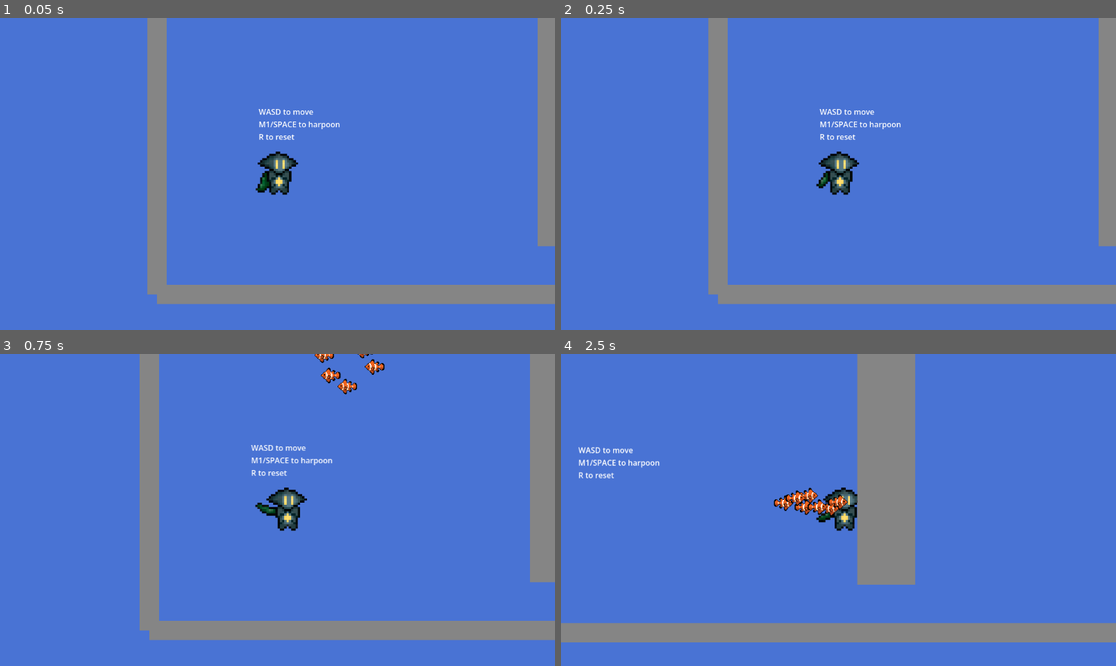
Above: before the commit, frames 1-4 (two rows, left to right).
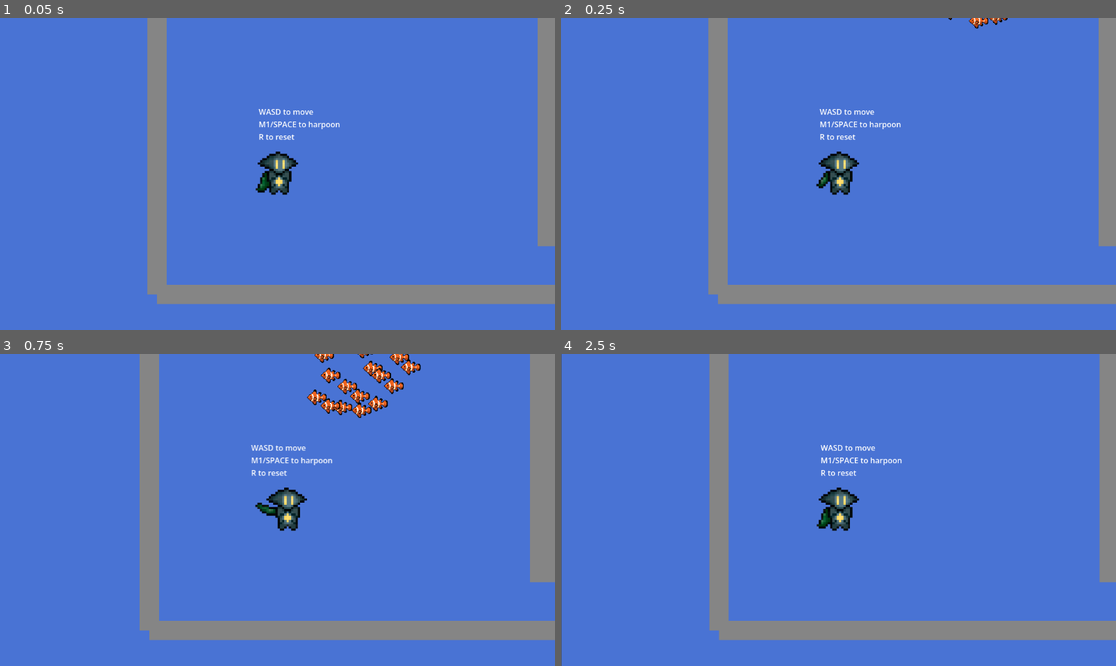
Above: after the commit, the same moments.

Repository: CommanderTuna999/Ocean-Game
Game: Godot game, scene res://Scenes/Game.tscn
Two runs of this game, one before a commit and one after it. Both use one fixed random seed, a clock stepped at 60 frames per second and the inputs below.
Inputs (mouse positions are in pixels of both pictures, inside the frame that each line leads up to):
- Up to frame 1 (0.05 s): no input
- Up to frame 2 (0.25 s): no input
- Up to frame 3 (0.75 s): move the mouse to (399, 494) at 0.52 s; hold D (Right) from 0.53 s (still down); click (399, 494) at 0.6 s
- Up to frame 4 (2.5 s): tap Space (Jump) at 0.77, 1.52 s; move the mouse to (727, 525) at 1.27 s; click (727, 525) at 1.35 s; move the mouse to (894, 441) at 2.02 s; release D (Right) at 2.03 s; hold A (Left) from 2.03 s (still down); click (894, 441) at 2.1 s

Frame 1 is identical in both runs. In frame 2, 0.1% of the frame differs, in the area x 69-81%, y 0-4%; in frame 3, 1.1%; in frame 4, 18%, in the area x 0-100%, y 0-100%.

Commit message:
added more fish
just screwed around this push

Diff:
--- a/main game---ocean-thing/Scenes/Game.tscn
+++ b/main game---ocean-thing/Scenes/Game.tscn
@@ -145,4 +145,268 @@
 [node name="clownfish7" parent="." unique_id=76652013 instance=ExtResource("4_kldst")]
 position = Vector2(-1065, 121)
 
+[node name="clownfish8" parent="." unique_id=1833948284 instance=ExtResource("4_kldst")]
+position = Vector2(-863, 103)
+
+[node name="clownfish9" parent="." unique_id=717176657 instance=ExtResource("4_kldst")]
+position = Vector2(-879, 201)
+
+[node name="clownfish10" parent="." unique_id=397034952 instance=ExtResource("4_kldst")]
+position = Vector2(-839, 165)
+
+[node name="clownfish11" parent="." unique_id=1904678022 instance=ExtResource("4_kldst")]
+position = Vector2(-797, 117)
+
+[node name="clownfish12" parent="." unique_id=1793215520 instance=ExtResource("4_kldst")]
+position = Vector2(-803, 197)
+
+[node name="clownfish13" parent="." unique_id=1970289303 instance=ExtResource("4_kldst")]
+position = Vector2(-869, 275)
+
+[node name="clownfish14" parent="." unique_id=576020841 instance=ExtResource("4_kldst")]
+position = Vector2(-837, 237)
+
+[node name="clownfish15" parent="." unique_id=924172148 instance=ExtResource("4_kldst")]
+position = Vector2(-927, 241)
+
+[node name="clownfish16" parent="." unique_id=1728916276 instance=ExtResource("4_kldst")]
+position = Vector2(-911, 281)
+
+[node name="clownfish17" parent="." unique_id=1188909327 instance=ExtResource("4_kldst")]
+position = Vector2(-973, 257)
+
+[node name="clownfish18" parent="." unique_id=1168445209 instance=ExtResource("4_kldst")]
+position = Vector2(-1015, 243)
+
+[node name="clownfish19" parent="." unique_id=247254080 instance=ExtResource("4_kldst")]
+position = Vector2(-1069, 213)
+
+[node name="clownfish20" parent="." unique_id=128182530 instance=ExtResource("4_kldst")]
+position = Vector2(-166, -344)
+
+[node name="clownfish21" parent="." unique_id=2059462107 instance=ExtResource("4_kldst")]
+position = Vector2(-98, -296)
+
+[node name="clownfish22" parent="." unique_id=1639550258 instance=ExtResource("4_kldst")]
+position = Vector2(-190, -256)
+
+[node name="clownfish23" parent="." unique_id=1399662507 instance=ExtResource("4_kldst")]
+position = Vector2(-129, -219)
+
+[node name="clownfish24" parent="." unique_id=785870277 instance=ExtResource("4_kldst")]
+position = Vector2(-59, -251)
+
+[node name="clownfish25" parent="." unique_id=1601047892 instance=ExtResource("4_kldst")]
+position = Vector2(-77, -343)
+
+[node name="clownfish26" parent="." unique_id=120187571 instance=ExtResource("4_kldst")]
+position = Vector2(-221, -305)
+
+[node name="clownfish27" parent="." unique_id=92803527 instance=ExtResource("4_kldst")]
+position = Vector2(-19, -323)
+
+[node name="clownfish28" parent="." unique_id=1341114231 instance=ExtResource("4_kldst")]
+position = Vector2(-35, -225)
+
+[node name="clownfish29" parent="." unique_id=365012820 instance=ExtResource("4_kldst")]
+position = Vector2(5, -261)
+
+[node name="clownfish30" parent="." unique_id=690158360 instance=ExtResource("4_kldst")]
+position = Vector2(47, -309)
+
+[node name="clownfish31" parent="." unique_id=1485710121 instance=ExtResource("4_kldst")]
+position = Vector2(41, -229)
+
+[node name="clownfish32" parent="." unique_id=1756522437 instance=ExtResource("4_kldst")]
+position = Vector2(-25, -151)
+
+[node name="clownfish33" parent="." unique_id=1539394672 instance=ExtResource("4_kldst")]
+position = Vector2(7, -189)
+
+[node name="clownfish34" parent="." unique_id=1704293678 instance=ExtResource("4_kldst")]
+position = Vector2(-83, -185)
+
+[node name="clownfish35" parent="." unique_id=1094034586 instance=ExtResource("4_kldst")]
+position = Vector2(-67, -145)
+
+[node name="clownfish36" parent="." unique_id=1932546705 instance=ExtResource("4_kldst")]
+position = Vector2(-129, -169)
+
+[node name="clownfish37" parent="." unique_id=1490796590 instance=ExtResource("4_kldst")]
+position = Vector2(-171, -183)
+
+[node name="clownfish38" parent="." unique_id=1455302133 instance=ExtResource("4_kldst")]
+position = Vector2(-225, -213)
+
+[node name="clownfish39" parent="." unique_id=1309589043 instance=ExtResource("4_kldst")]
+position = Vector2(-1168, -768)
+
+[node name="clownfish40" parent="." unique_id=1975275365 instance=ExtResource("4_kldst")]
+position = Vector2(-1100, -720)
+
+[node name="clownfish41" parent="." unique_id=1854118219 instance=ExtResource("4_kldst")]
+position = Vector2(-1192, -680)
+
+[node name="clownfish42" parent="." unique_id=461013849 instance=ExtResource("4_kldst")]
+position = Vector2(-1131, -643)
+
+[node name="clownfish43" parent="." unique_id=1010795295 instance=ExtResource("4_kldst")]
+position = Vector2(-1061, -675)
+
+[node name="clownfish44" parent="." unique_id=842866113 instance=ExtResource("4_kldst")]
+position = Vector2(-1079, -767)
+
+[node name="clownfish45" parent="." unique_id=1021790315 instance=ExtResource("4_kldst")]
+position = Vector2(-1223, -729)
+
+[node name="clownfish46" parent="." unique_id=72455111 instance=ExtResource("4_kldst")]
+position = Vector2(-1021, -747)
+
+[node name="clownfish47" parent="." unique_id=1060038208 instance=ExtResource("4_kldst")]
+position = Vector2(-1037, -649)
+
+[node name="clownfish48" parent="." unique_id=1915437452 instance=ExtResource("4_kldst")]
+position = Vector2(-997, -685)
+
+[node name="clownfish49" parent="." unique_id=2065401233 instance=ExtResource("4_kldst")]
+position = Vector2(-955, -733)
+
+[node name="clownfish50" parent="." unique_id=875546035 instance=ExtResource("4_kldst")]
+position = Vector2(-961, -653)
+
+[node name="clownfish51" parent="." unique_id=1742843134 instance=ExtResource("4_kldst")]
+position = Vector2(-1027, -575)
+
+[node name="clownfish52" parent="." unique_id=1509264732 instance=ExtResource("4_kldst")]
+position = Vector2(-995, -613)
+
+[node name="clownfish53" parent="." unique_id=402864367 instance=ExtResource("4_kldst")]
+position = Vector2(-1085, -609)
+
+[node name="clownfish54" parent="." unique_id=1281868803 instance=ExtResource("4_kldst")]
+position = Vector2(-1069, -569)
+
+[node name="clownfish55" parent="." unique_id=1461334921 instance=ExtResource("4_kldst")]
+position = Vector2(-1131, -593)
+
+[node name="clownfish56" parent="." unique_id=792674597 instance=ExtResource("4_kldst")]
+position = Vector2(-1173, -607)
+
+[node name="clownfish57" parent="." unique_id=1922762215 instance=ExtResource("4_kldst")]
+position = Vector2(-1227, -637)
+
+[node name="clownfish58" parent="." unique_id=1305680638 instance=ExtResource("4_kldst")]
+position = Vector2(606, -738)
+
+[node name="clownfish59" parent="." unique_id=1454448426 instance=ExtResource("4_kldst")]
+position = Vector2(674, -690)
+
+[node name="clownfish60" parent="." unique_id=1998633279 instance=ExtResource("4_kldst")]
+position = Vector2(582, -650)
+
+[node name="clownfish61" parent="." unique_id=1718578117 instance=ExtResource("4_kldst")]
+position = Vector2(643, -613)
+
+[node name="clownfish62" parent="." unique_id=227638100 instance=ExtResource("4_kldst")]
+position = Vector2(713, -645)
+
+[node name="clownfish63" parent="." unique_id=1475071412 instance=ExtResource("4_kldst")]
+position = Vector2(695, -737)
+
+[node name="clownfish64" parent="." unique_id=1404360414 instance=ExtResource("4_kldst")]
+position = Vector2(551, -699)
+
+[node name="clownfish65" parent="." unique_id=598110738 instance=ExtResource("4_kldst")]
+position = Vector2(753, -717)
+
+[node name="clownfish66" parent="." unique_id=332082452 instance=ExtResource("4_kldst")]
+position = Vector2(737, -619)
+
+[node name="clownfish67" parent="." unique_id=164789497 instance=ExtResource("4_kldst")]
+position = Vector2(777, -655)
+
+[node name="clownfish68" parent="." unique_id=2085109876 instance=ExtResource("4_kldst")]
+position = Vector2(819, -703)
+
+[node name="clownfish69" parent="." unique_id=251548022 instance=ExtResource("4_kldst")]
+position = Vector2(813, -623)
+
+[node name="clownfish70" parent="." unique_id=1821196474 instance=ExtResource("4_kldst")]
+position = Vector2(747, -545)
+
+[node name="clownfish71" parent="." unique_id=1926882122 instance=ExtResource("4_kldst")]
+position = Vector2(779, -583)
+
+[node name="clownfish72" parent="." unique_id=1139457387 instance=ExtResource("4_kldst")]
+position = Vector2(689, -579)
+
+[node name="clownfish73" parent="." unique_id=508273122 instance=ExtResource("4_kldst")]
+position = Vector2(705, -539)
+
+[node name="clownfish74" parent="." unique_id=60564326 instance=ExtResource("4_kldst")]
+position = Vector2(643, -563)
+
+[node name="clownfish75" parent="." unique_id=1111758863 instance=ExtResource("4_kldst")]
+position = Vector2(601, -577)
+
+[node name="clownfish76" parent="." unique_id=681754762 instance=ExtResource("4_kldst")]
+position = Vector2(547, -607)
+
+[node name="clownfish77" parent="." unique_id=400532454 instance=ExtResource("4_kldst")]
+position = Vector2(974, -272)
+
+[node name="clownfish78" parent="." unique_id=423334113 instance=ExtResource("4_kldst")]
+position = Vector2(1042, -224)
+
+[node name="clownfish79" parent="." unique_id=618564598 instance=ExtResource("4_kldst")]
+position = Vector2(950, -184)
+
+[node name="clownfish80" parent="." unique_id=1006746020 instance=ExtResource("4_kldst")]
+position = Vector2(1011, -147)
+
+[node name="clownfish81" parent="." unique_id=2114919139 instance=ExtResource("4_kldst")]
+position = Vector2(1081, -179)
+
+[node name="clownfish82" parent="." unique_id=67929217 instance=ExtResource("4_kldst")]
+position = Vector2(1063, -271)
+
+[node name="clownfish83" parent="." unique_id=616829998 instance=ExtResource("4_kldst")]
+position = Vector2(919, -233)
+
+[node name="clownfish84" parent="." unique_id=1272742276 instance=ExtResource("4_kldst")]
+position = Vector2(1121, -251)
+
+[node name="clownfish85" parent="." unique_id=789850252 instance=ExtResource("4_kldst")]
+position = Vector2(1105, -153)
+
+[node name="clownfish86" parent="." unique_id=1008363826 instance=ExtResource("4_kldst")]
+position = Vector2(1145, -189)
+
+[node name="clownfish87" parent="." unique_id=657895245 instance=ExtResource("4_kldst")]
+position = Vector2(1187, -237)
+
+[node name="clownfish88" parent="." unique_id=149711628 instance=ExtResource("4_kldst")]
+position = Vector2(1181, -157)
+
+[node name="clownfish89" parent="." unique_id=327373544 instance=ExtResource("4_kldst")]
+position = Vector2(1115, -79)
+
+[node name="clownfish90" parent="." unique_id=265178784 instance=ExtResource("4_kldst")]
+position = Vector2(1147, -117)
+
+[node name="clownfish91" parent="." unique_id=1594831405 instance=ExtResource("4_kldst")]
+position = Vector2(1057, -113)
+
+[node name="clownfish92" parent="." unique_id=1573498658 instance=ExtResource("4_kldst")]
+position = Vector2(1073, -73)
+
+[node name="clownfish93" parent="." unique_id=115626729 instance=ExtResource("4_kldst")]
+position = Vector2(1011, -97)
+
+[node name="clownfish94" parent="." unique_id=504335139 instance=ExtResource("4_kldst")]
+position = Vector2(969, -111)
+
+[node name="clownfish95" parent="." unique_id=2057155523 instance=ExtResource("4_kldst")]
+position = Vector2(915, -141)
+
 [connection signal="body_entered" from="exit" to="exit" method="_on_body_entered"]
